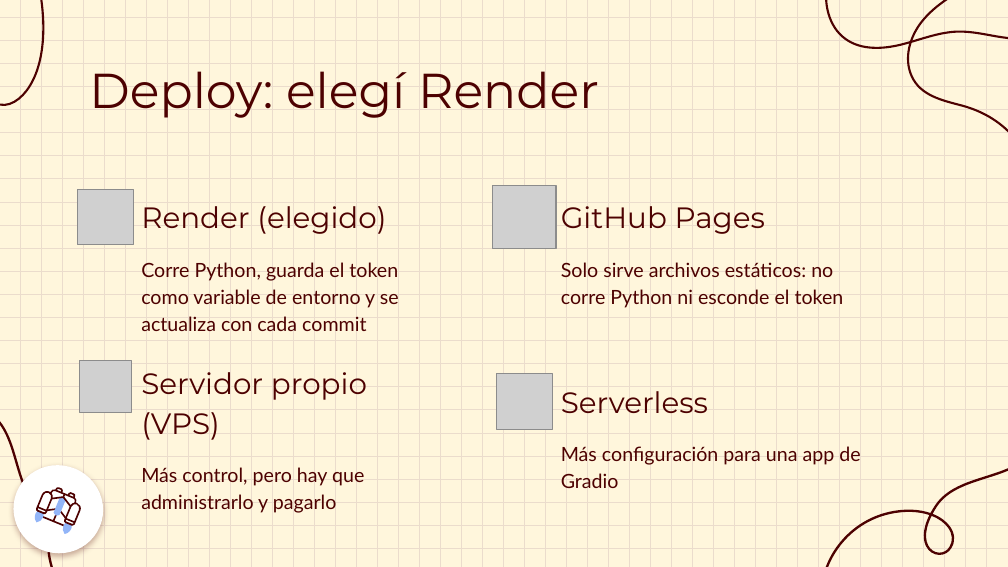
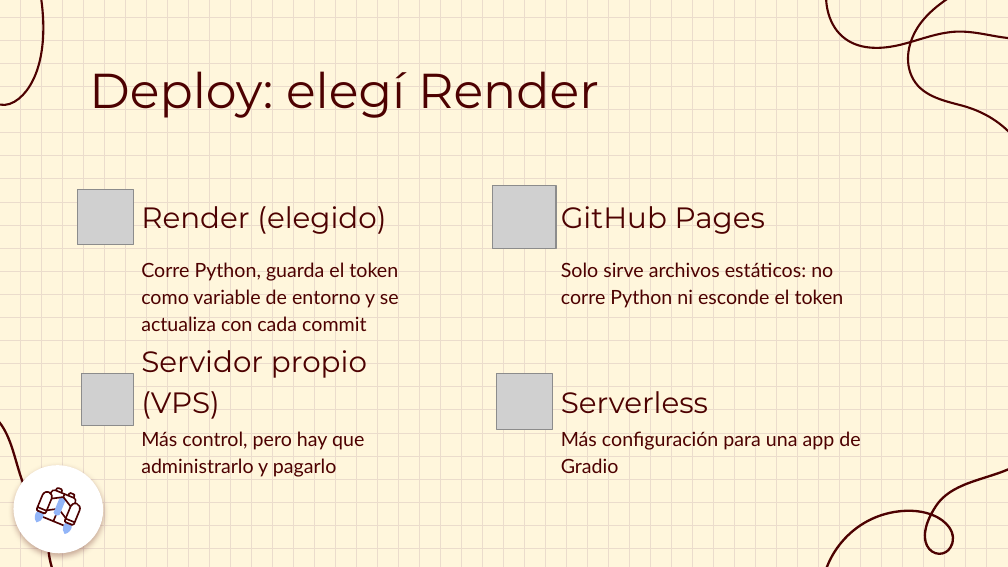
Before and after one commit to natisol87/NodarNatalia_SeminarioActualizacion, a slide deck: slide 5 of TP_Integrador/TP_Nodar_Natalia_presentacion.pptx. Drawn at 1008x567 pixels with LibreOffice and Linux fonts; fonts in the diff are those of the drawing; grey boxes stand for pictures. Boxes give left, top, right and bottom in pixels: in the first picture for what was removed or moved away, otherwise in the second. Text is boxed around its words. In the diff, an @@ line names an element or a change of style, - is before the commit and + after.

```diff
--- a/TP_Integrador/TP_Nodar_Natalia_presentacion.pptx
+++ b/TP_Integrador/TP_Nodar_Natalia_presentacion.pptx
@@ subtitle "Servidor propio (VPS)": place and size @@
-subtitle "Servidor propio (VPS)" at bbox=[141, 372, 367, 440]
+subtitle "Servidor propio (VPS)" at bbox=[141, 350, 367, 419]
@@ picture: place and size @@
-picture at bbox=[80, 361, 131, 412]
+picture at bbox=[82, 374, 133, 425]
@@ subtitle "Más control, pero hay que ...": place and size @@
-subtitle "Más control, pero hay que ..." at bbox=[141, 467, 364, 513]
+subtitle "Más control, pero hay que ..." at bbox=[141, 431, 364, 477]
@@ subtitle "Más configuración para una app ...": place and size @@
-subtitle "Más configuración para una app ..." at bbox=[561, 446, 860, 488]
+subtitle "Más configuración para una app ..." at bbox=[561, 431, 860, 473]
```
Also in this commit, not shown: 4 other slides changed, 10 other files.
